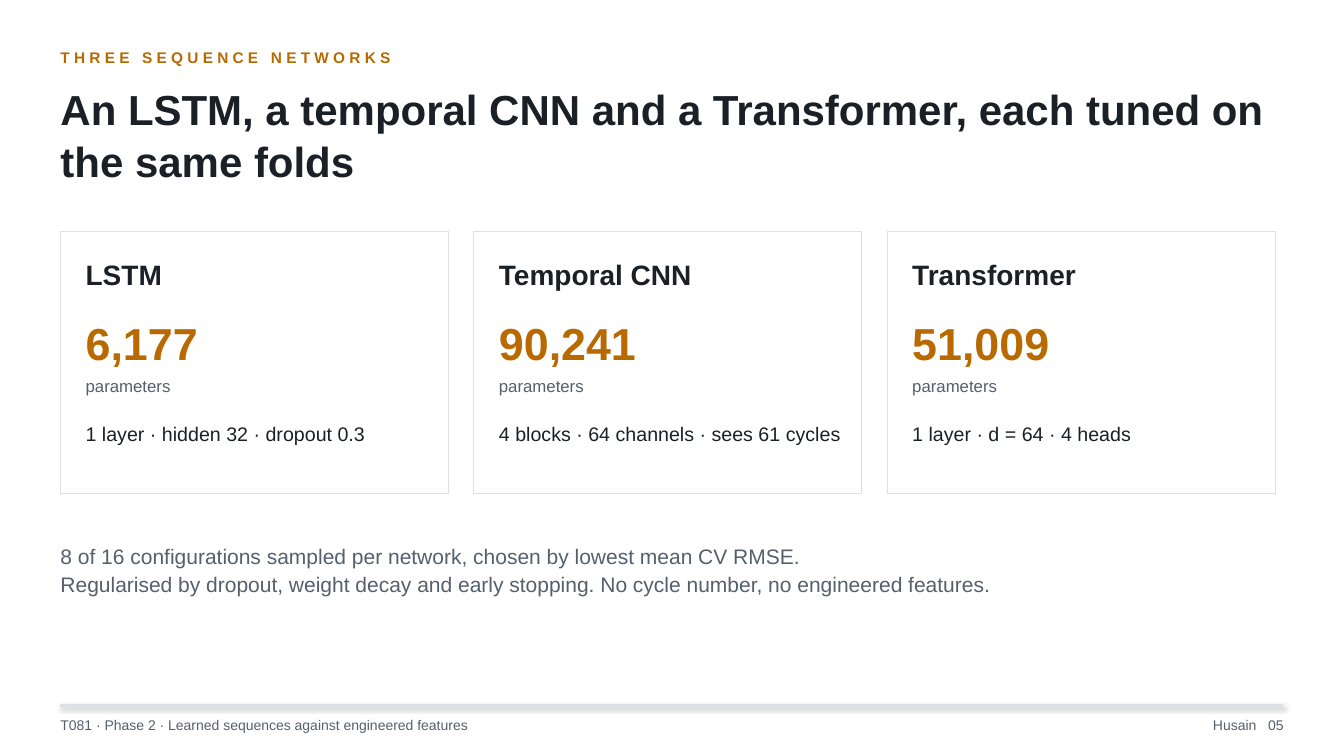
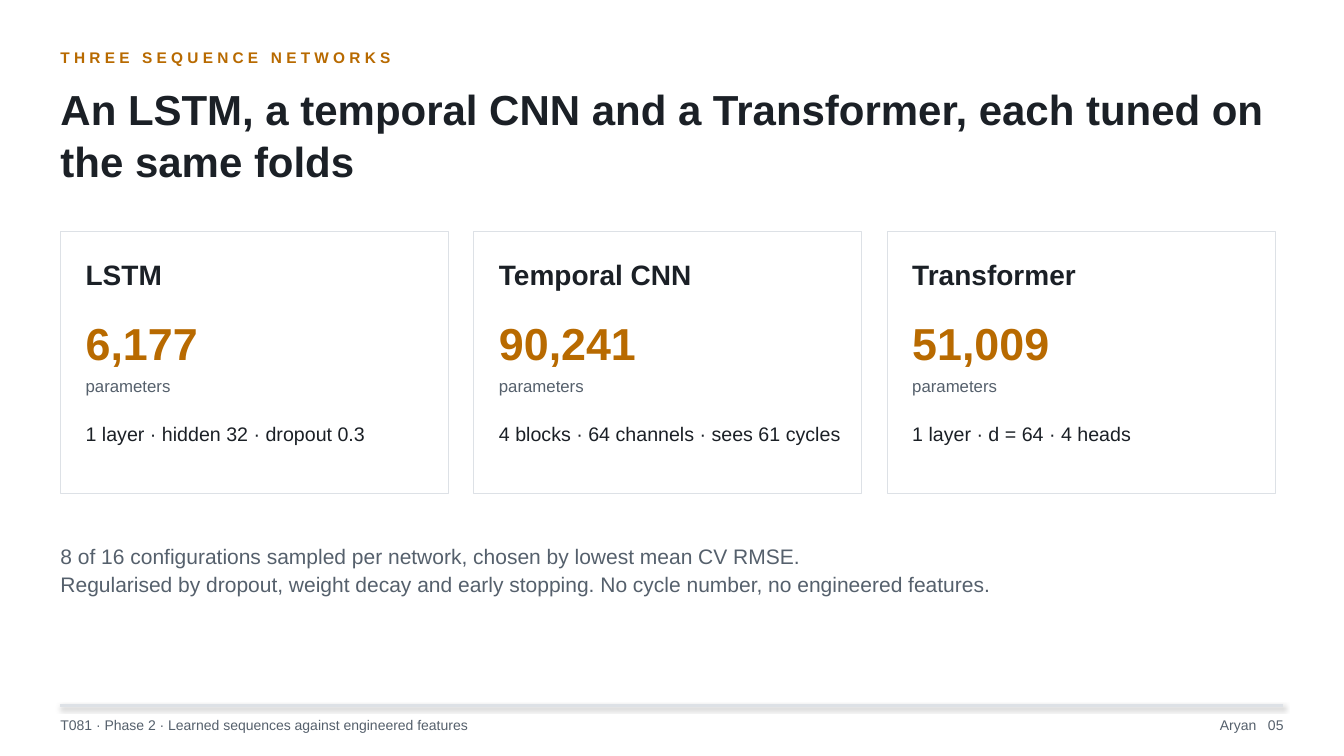
Before and after one commit to sarveshcore/t081-rul-prediction, a slide deck: slide 5 of slides/phase2_slides.pptx. Drawn at 1344x756 pixels with LibreOffice and Linux fonts; fonts in the diff are those of the drawing. Boxes give left, top, right and bottom in pixels: in the first picture for what was removed or moved away, otherwise in the second. Text is boxed around its words. In the diff, an @@ line names an element or a change of style, - is before the commit and + after.

```diff
--- a/slides/phase2_slides.pptx
+++ b/slides/phase2_slides.pptx
@@ text at (x1=1220, y1=720, x2=1284, y2=733): text changed @@
-Husain 05
+Aryan 05
```
Also in this commit, not shown: 6 other slides changed, 3 other files.
